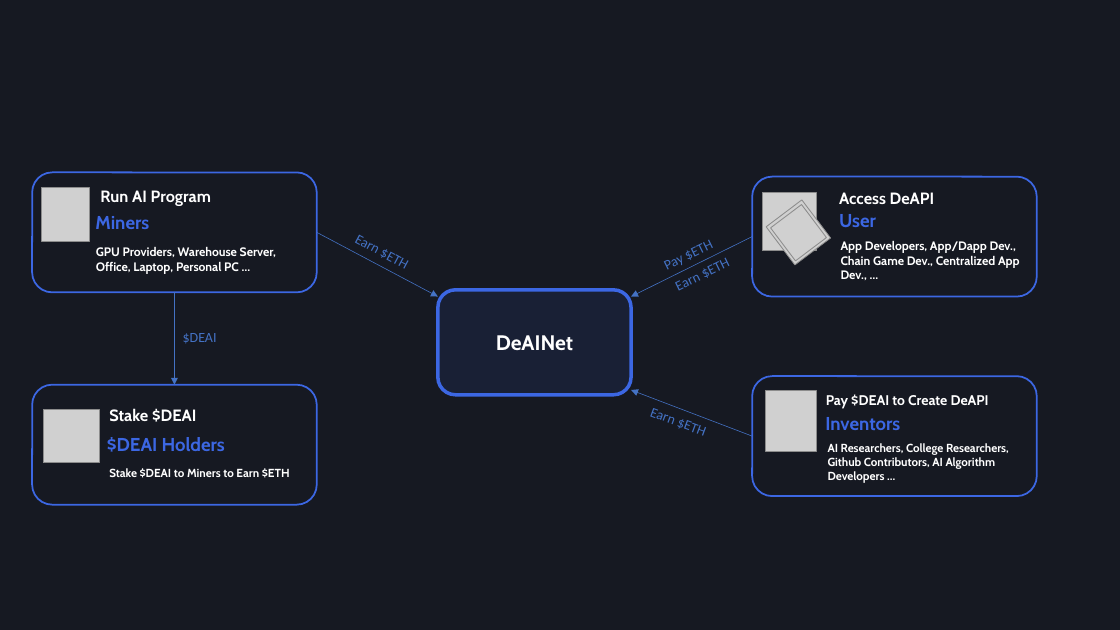
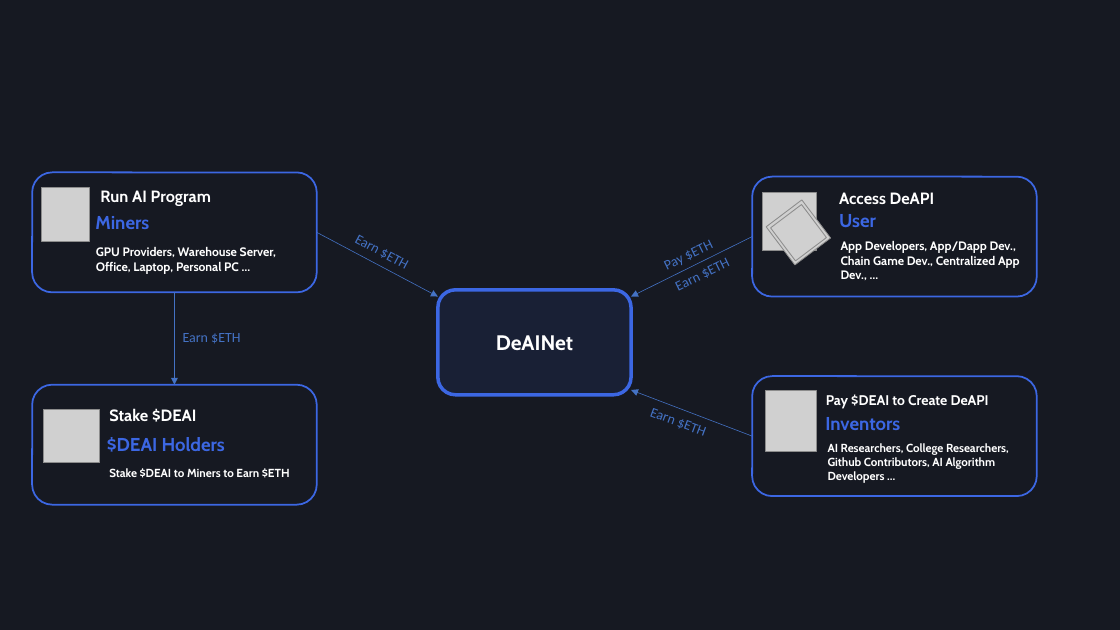
Before and after one commit to SaaS3-Foundation/homepage, a slide deck: slide 1 of Roles.pptx. Drawn at 1120x630 pixels with LibreOffice and Linux fonts; fonts in the diff are those of the drawing; grey boxes stand for pictures. Boxes give left, top, right and bottom in pixels: in the first picture for what was removed or moved away, otherwise in the second. Text is boxed around its words. In the diff, an @@ line names an element or a change of style, - is before the commit and + after.

```diff
--- a/Roles.pptx
+++ b/Roles.pptx
@@ text at [183,333,240,344]: text changed @@
-$DEAI
+Earn $ETH
```
Also in this commit, not shown: 2 other files.
